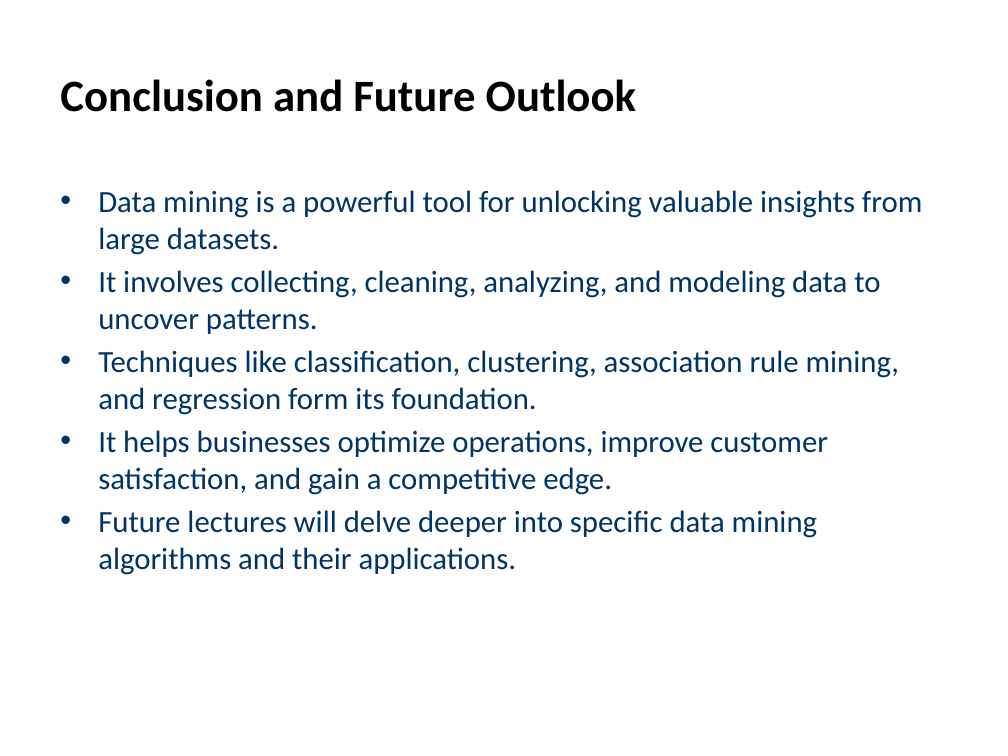
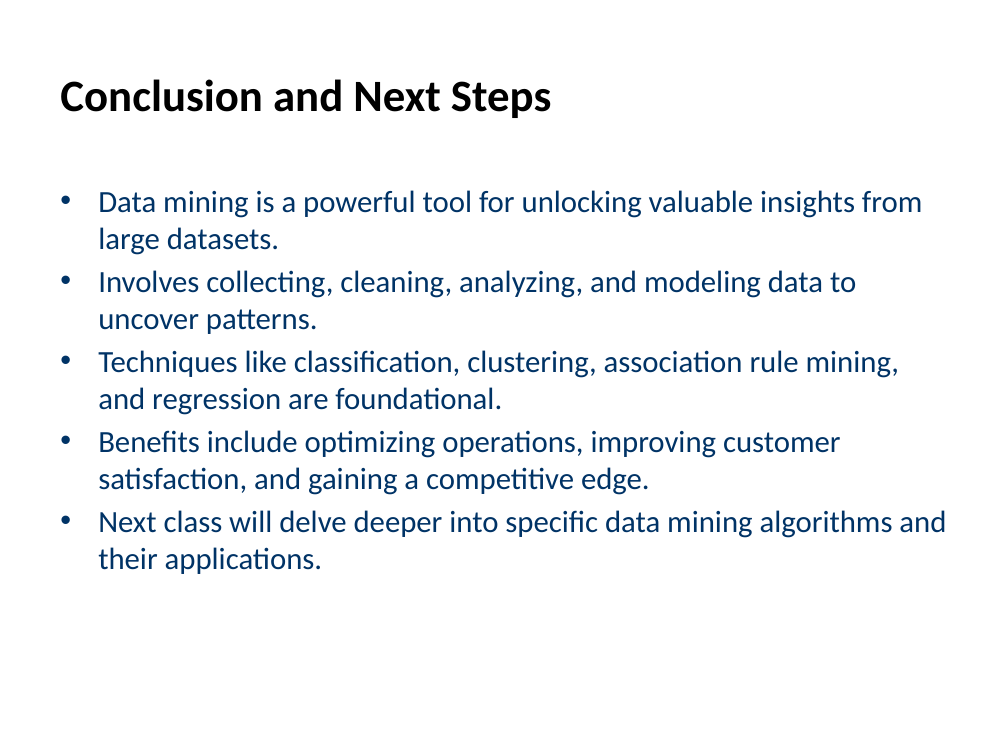
Before and after one commit to Tharushi1228/IT3041-IRWA, a slide deck: slide 8 of outputs/slides/monil_Data-mining.pptx (slide 9 before the commit). Drawn at 1008x756 pixels with LibreOffice and Linux fonts; fonts in the diff are those of the drawing. Boxes give left, top, right and bottom in pixels: in the first picture for what was removed or moved away, otherwise in the second. Text is boxed around its words. In the diff, an @@ line names an element or a change of style, - is before the commit and + after.

```diff
--- a/outputs/slides/monil_Data-mining.pptx
+++ b/outputs/slides/monil_Data-mining.pptx
@@ title at [60,79,551,118]: text changed @@
-Conclusion and Future Outlook
+Conclusion and Next Steps
@@ text at [98,270,946,574]: text changed @@
-• It involves collecting, cleaning, analyzing, and modeling data to uncover patterns.
-• Techniques like classification, clustering, association rule mining, and regression form its foundation.
-• It helps businesses optimize operations, improve customer satisfaction, and gain a competitive edge.
-• Future lectures will delve deeper into specific data mining algorithms and their applications.
+• Involves collecting, cleaning, analyzing, and modeling data to uncover patterns.
+• Techniques like classification, clustering, association rule mining, and regression are foundational.
+• Benefits include optimizing operations, improving customer satisfaction, and gaining a competitive edge.
+• Next class will delve deeper into specific data mining algorithms and their applications.
```
Also in this commit, not shown: 7 other slides changed, 1 slide removed, 2 other files.
